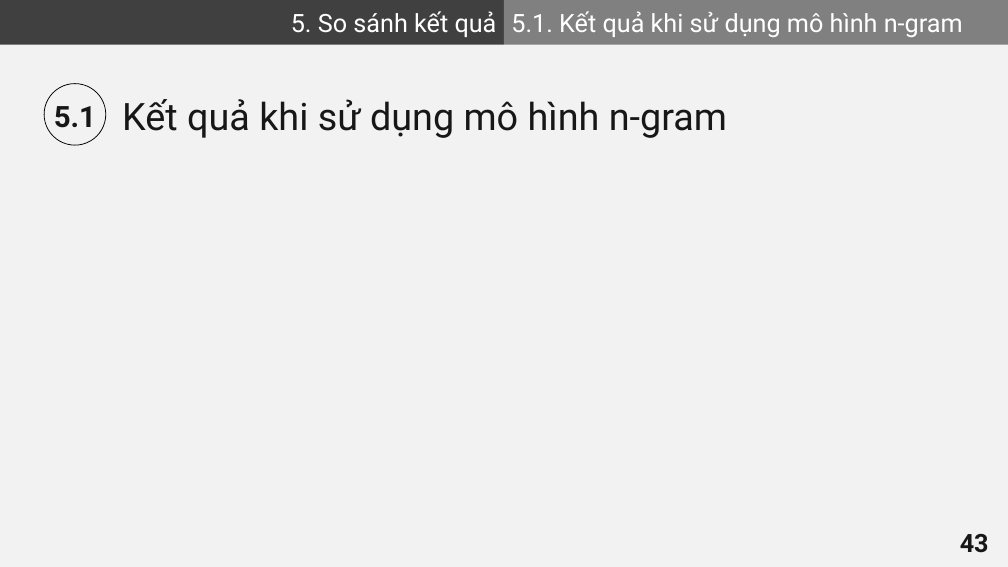
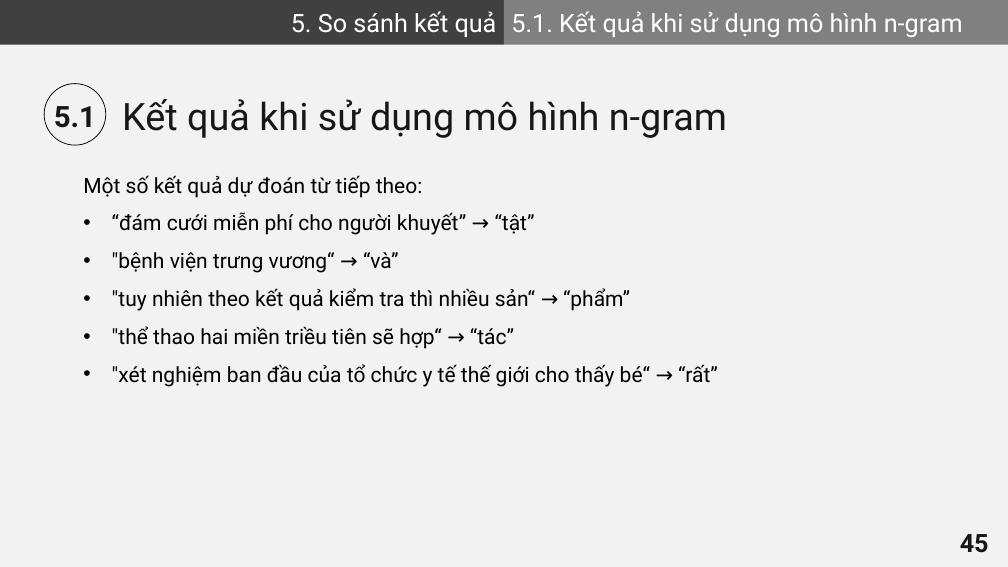
Before and after one commit to VHSkillPro/next-word-prediction, a slide deck: slide 45 of report.pptx (slide 43 before the commit). Drawn at 1008x567 pixels with LibreOffice and Linux fonts; fonts in the diff are those of the drawing. Boxes give left, top, right and bottom in pixels: in the first picture for what was removed or moved away, otherwise in the second. Text is boxed around its words. In the diff, an @@ line names an element or a change of style, - is before the commit and + after.

Commit message:
Update presentation

```diff
--- a/report.pptx
+++ b/report.pptx
@@ text added at box(83, 175, 718, 387), 20 pt, text #000000 @@
+  Một số kết quả dự đoán từ tiếp theo:
+  • “đám cưới miễn phí cho người khuyết” → “tật”
+  • "bệnh viện trưng vương“ → “và”
+  • "tuy nhiên theo kết quả kiểm tra thì nhiều sản“ → “phẩm”
+  • "thể thao hai miền triều tiên sẽ hợp“ → “tác”
+  • "xét nghiệm ban đầu của tổ chức y tế thế giới cho thấy bé“ → “rất”
@@ page number at box(960, 534, 989, 553): text changed @@
-43
+45
```
Also in this commit, not shown: 1 other slide changed, 3 slides added.
